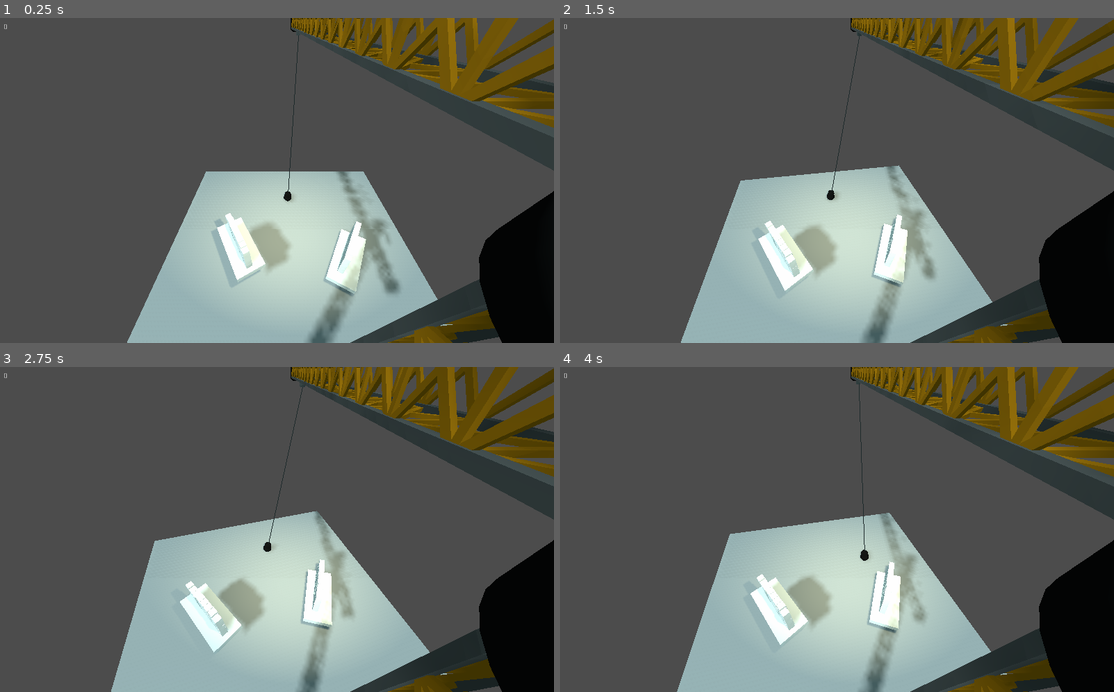
Above: before the commit, frames 1-4 (two rows, left to right).
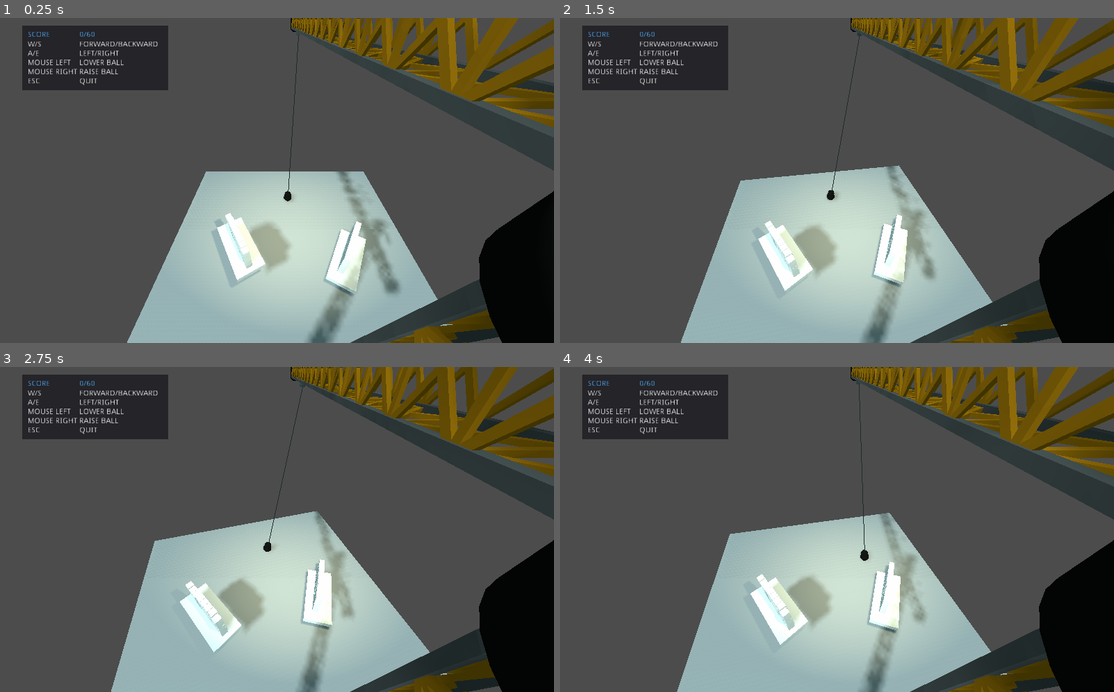
Above: after the commit, the same moments.

Repository: Aroweeri/Get-Rekt
Game: Godot game, scene res://level1.tscn
Same seed, same stepped clock (60 frames per second), same inputs: the game is played once before the commit and once after it.
Inputs (mouse positions are in pixels of both pictures, inside the frame that each line leads up to):
- Up to frame 1 (0.25 s): no input
- Up to frame 2 (1.5 s): tap Enter at 0.5 s; move the mouse to (958, 164) at 0.52 s; press the mouse at (958, 164) at 0.53 s; hold E (rotate_right) 0.53-1.28 s; move the mouse to (726, 196) at 1.27 s; release the mouse at (726, 196) at 1.28 s; hold O (backward) from 1.28 s (still down); right-click (726, 196) at 1.35 s
- Up to frame 3 (2.75 s): move the mouse to (332, 458) at 2.02 s; release O (backward) at 2.03 s; press the mouse at (332, 458) at 2.03 s; hold E (rotate_right) from 2.03 s (still down)
- Up to frame 4 (4 s): move the mouse to (809, 594) at 2.77 s; release E (rotate_right) at 2.78 s; release the mouse at (809, 594) at 2.78 s; hold , (forward) 2.78-3.53 s; right-click (809, 594) at 2.85 s; move the mouse to (1003, 578) at 3.52 s; press the mouse at (1003, 578) at 3.53 s; hold A (rotate_left) from 3.53 s (still down)

The runs differ from the first frame. In frame 1, 5.1% of the frame differs, in the area x 0-31%, y 1-23%; in frame 2, 5.1%; in frame 3, 5.1%; in frame 4, 5.1%.

Commit message:
Add controls to ui and organize labels better.

Diff:
--- a/level1.gd
+++ b/level1.gd
@@ -18,4 +18,4 @@
 	if(score < 60):
 		$crane.controlsEnabled = true;
 
-	$score.text = str(score);
+	get_node("Container/Panel/ScoreHBox/VBoxContainer/score").text = str(score) + "/60";
--- a/level1.tscn
+++ b/level1.tscn
@@ -49,15 +49,6 @@
 [node name="crane" parent="." instance=ExtResource( 3 )]
 transform = Transform( 1, 0, 0, 0, 1, 0, 0, 0, 1, -0.066864, -0.0668602, 0.0206947 )
 
-[node name="score" type="Label" parent="."]
-margin_left = 10.0
-margin_top = 10.0
-margin_right = 50.0
-margin_bottom = 24.0
-__meta__ = {
-"_edit_use_anchors_": false
-}
-
 [node name="target1" type="Spatial" parent="."]
 
 [node name="wall" parent="target1" instance=ExtResource( 2 )]
@@ -103,3 +94,87 @@
 [node name="CollisionShape" type="CollisionShape" parent="target2/platform"]
 transform = Transform( 2.17605, 0, 0, 0, 0.2, 0, 0, 0, 1, 0, 0, 0 )
 shape = SubResource( 6 )
+
+[node name="Container" type="Control" parent="."]
+margin_left = 68.0
+margin_top = 14.0
+margin_right = 108.0
+margin_bottom = 54.0
+__meta__ = {
+"_edit_use_anchors_": false
+}
+
+[node name="Panel" type="Panel" parent="Container"]
+margin_left = -23.0
+margin_right = 246.0
+margin_bottom = 119.0
+__meta__ = {
+"_edit_use_anchors_": false
+}
+
+[node name="ScoreHBox" type="HBoxContainer" parent="Container/Panel"]
+margin_left = 10.0
+margin_top = 10.0
+margin_right = 250.0
+margin_bottom = 24.0
+__meta__ = {
+"_edit_use_anchors_": false
+}
+
+[node name="VBoxContainer2" type="VBoxContainer" parent="Container/Panel/ScoreHBox"]
+margin_right = 91.0
+margin_bottom = 100.0
+
+[node name="scoreLabel" type="Label" parent="Container/Panel/ScoreHBox/VBoxContainer2"]
+margin_right = 91.0
+margin_bottom = 14.0
+custom_colors/font_color = Color( 0.341176, 0.701961, 1, 1 )
+text = "Score"
+uppercase = true
+__meta__ = {
+"_edit_use_anchors_": false
+}
+
+[node name="controlsKeys" type="Label" parent="Container/Panel/ScoreHBox/VBoxContainer2"]
+margin_top = 18.0
+margin_right = 91.0
+margin_bottom = 100.0
+text = "W/S
+A/E
+Mouse Left
+Mouse Right
+Esc"
+uppercase = true
+__meta__ = {
+"_edit_use_anchors_": false
+}
+
+[node name="VBoxContainer" type="VBoxContainer" parent="Container/Panel/ScoreHBox"]
+margin_left = 95.0
+margin_right = 240.0
+margin_bottom = 100.0
+
+[node name="score" type="Label" parent="Container/Panel/ScoreHBox/VBoxContainer"]
+margin_left = 10.0
+margin_right = 145.0
+margin_bottom = 14.0
+custom_colors/font_color = Color( 0.341176, 0.701961, 1, 1 )
+text = "0/0"
+__meta__ = {
+"_edit_use_anchors_": false
+}
+
+[node name="controlsActions" type="Label" parent="Container/Panel/ScoreHBox/VBoxContainer"]
+margin_left = 10.0
+margin_top = 18.0
+margin_right = 145.0
+margin_bottom = 100.0
+text = "Forward/Backward
+Left/Right
+Lower Ball
+Raise Ball
+Quit"
+uppercase = true
+__meta__ = {
+"_edit_use_anchors_": false
+}
